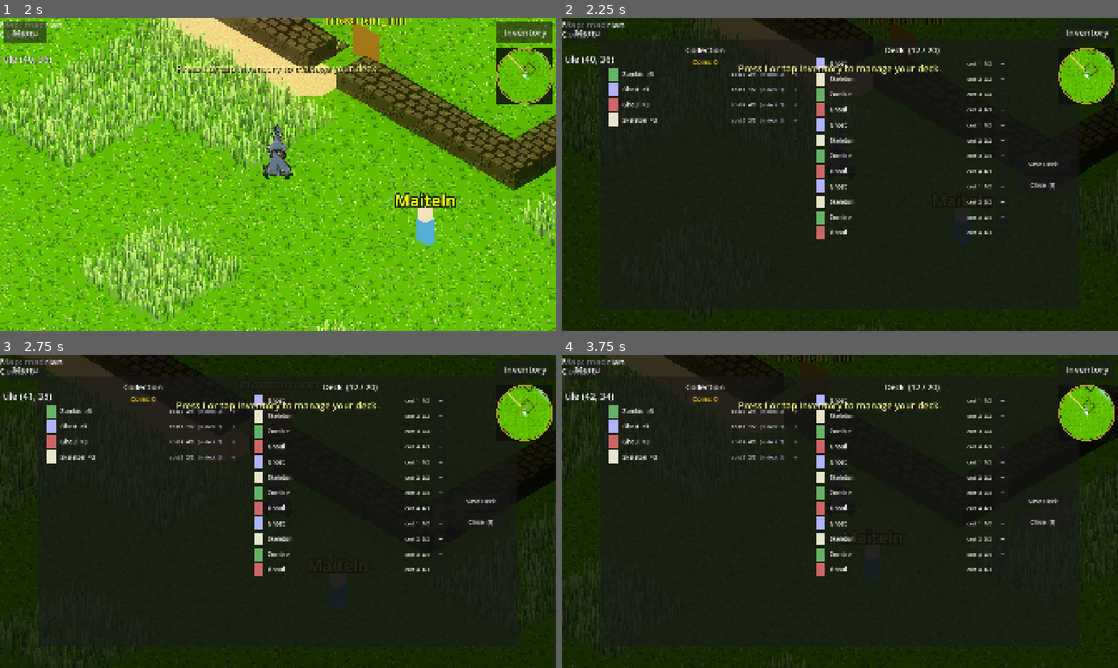
Above: before the commit, frames 1-4 (two rows, left to right).
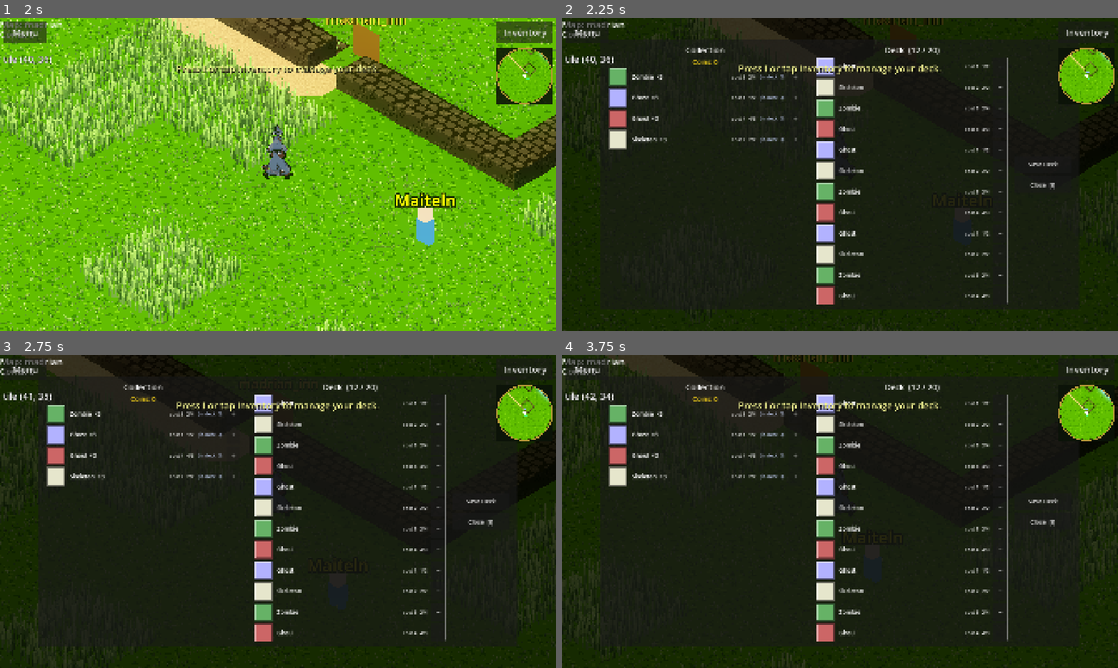
Above: after the commit, the same moments.

Repository: ChrisPauly97/pear-pudding-godot
Game: Godot game, scene res://scenes/ui/MenuScene.tscn
Same seed, same stepped clock (60 frames per second), same inputs: the game is played once before the commit and once after it.
Inputs (mouse positions are in pixels of both pictures, inside the frame that each line leads up to):
- Up to frame 1 (2 s): click "New Game" at 0.5 s; click "Venture Here" at 1.25 s
- Up to frame 2 (2.25 s): tap I (inventory) at 2 s; move the mouse to (962, 158) at 2.02 s; hold D (move_right) from 2.03 s (still down); hold E (interact) from 2.03 s (still down); click (962, 158) at 2.17 s
- Up to frame 3 (2.75 s): keep holding D (move_right); keep holding E (interact); tap Space (jump) at 2.27 s
- Up to frame 4 (3.75 s): release D (move_right) at 2.75 s; release E (interact) at 2.75 s; tap I (inventory) at 2.75, 3.5 s; drag from (728, 527) to (812, 574) at 2.77 s; move the mouse to (895, 442) at 3.52 s; hold D (move_right) from 3.53 s (still down); tap 2 at 3.6 s

Frame 1 is identical in both runs. In frame 2, 5.9% of the frame differs, in the area x 8-81%, y 12-92%; in frame 3, 5.9%; in frame 4, 5.9%.

Commit message:
TID-018: Card frame material shared helper and InventoryScene integration
Co-Authored-By: Claude Sonnet 4.6 <noreply@anthropic.com>

Diff:
--- /dev/null
+++ b/game_logic/CardFrameMaterial.gd
@@ -0,0 +1,21 @@
+# Static utility — creates a ShaderMaterial for the pixel-art card frame.
+# Preload this in any scene that renders cards; do NOT rely on class_name scanning.
+#
+# Usage:
+#   const CardFrameMaterial = preload("res://game_logic/CardFrameMaterial.gd")
+#   var mat := CardFrameMaterial.make(card_color, illustration_texture)
+#   color_rect.material = mat
+
+const _Shader: Shader = preload("res://assets/shaders/card_frame.gdshader")
+
+static func make(base_color: Color, illustration: Texture2D = null) -> ShaderMaterial:
+	var mat := ShaderMaterial.new()
+	mat.shader = _Shader
+	mat.set_shader_parameter("base_color", base_color)
+	mat.set_shader_parameter("selected", false)
+	if illustration:
+		mat.set_shader_parameter("illustration", illustration)
+		mat.set_shader_parameter("has_illustration", true)
+	else:
+		mat.set_shader_parameter("has_illustration", false)
+	return mat
--- a/scenes/battle/BattleScene.gd
+++ b/scenes/battle/BattleScene.gd
@@ -6,7 +6,7 @@
 const CardRegistry = preload("res://autoloads/CardRegistry.gd")
 const EnemyRegistry = preload("res://autoloads/EnemyRegistry.gd")
 const HeroState = preload("res://game_logic/battle/HeroState.gd")
-const _CardFrameShader: Shader = preload("res://assets/shaders/card_frame.gdshader")
+const CardFrameMaterial = preload("res://game_logic/CardFrameMaterial.gd")
 
 var enemy_data: Dictionary = {}
 var _state: GameState
@@ -305,9 +305,7 @@
 	frame_rect.name = "FrameRect"
 	frame_rect.mouse_filter = Control.MOUSE_FILTER_IGNORE
 	frame_rect.set_anchors_and_offsets_preset(Control.PRESET_FULL_RECT)
-	var mat := ShaderMaterial.new()
-	mat.shader = _CardFrameShader
-	frame_rect.material = mat
+	frame_rect.material = CardFrameMaterial.make(Color(0.3, 0.3, 0.3))
 	root.add_child(frame_rect)
 
 	# Content: text labels with margin inset
--- a/scenes/ui/InventoryScene.gd
+++ b/scenes/ui/InventoryScene.gd
@@ -3,6 +3,7 @@
 signal closed
 
 const CardRegistry = preload("res://autoloads/CardRegistry.gd")
+const CardFrameMaterial = preload("res://game_logic/CardFrameMaterial.gd")
 
 var _vh: float = 0.0
 var _vw: float = 0.0
@@ -174,11 +175,12 @@
 	var row := HBoxContainer.new()
 	row.add_theme_constant_override("separation", int(_vw * 0.008))
 
-	# Colour swatch
+	# Card frame swatch
 	var swatch := ColorRect.new()
 	var card_color: Color = tmpl.get("color", Color(0.3, 0.3, 0.35))
-	swatch.color = card_color
-	swatch.custom_minimum_size = Vector2(_vh * 0.03, _vh * 0.03)
+	var illus: Texture2D = tmpl.get("illustration", null) as Texture2D
+	swatch.custom_minimum_size = Vector2(_vh * 0.06, _vh * 0.06)
+	swatch.material = CardFrameMaterial.make(card_color, illus)
 	row.add_child(swatch)
 
 	# Card name + count
@@ -221,11 +223,12 @@
 	var row := HBoxContainer.new()
 	row.add_theme_constant_override("separation", int(_vw * 0.008))
 
-	# Colour swatch
+	# Card frame swatch
 	var swatch := ColorRect.new()
 	var card_color: Color = tmpl.get("color", Color(0.3, 0.3, 0.35))
-	swatch.color = card_color
-	swatch.custom_minimum_size = Vector2(_vh * 0.03, _vh * 0.03)
+	var illus: Texture2D = tmpl.get("illustration", null) as Texture2D
+	swatch.custom_minimum_size = Vector2(_vh * 0.06, _vh * 0.06)
+	swatch.material = CardFrameMaterial.make(card_color, illus)
 	row.add_child(swatch)
 
 	# Card name
Not shown, added: assets/cards/.gitkeep
Not shown, changed: docs/agent/battle-system.md
Not shown, changed: tasks/goals/GID-008--card-art-visuals/TID-018--card-textures-inventory.md
Not shown, changed: tasks/goals/GID-008--card-art-visuals/goal.md
Not shown, changed: tasks/index.md
